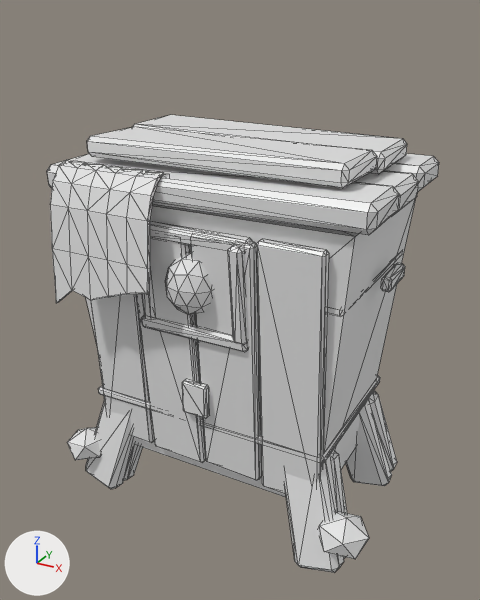
Renders of the OBJ model assets/variants/stow_post_remodel2_b.obj from each side of a commit.
Camera for both pictures: a camera (50 mm lens) standing at (1.11, -2.03, 1.73) and looking at (0.02, -0.05, 0.74). The lights are fixed; the arrows at lower left show +X, +Y and +Z. The picture after the commit comes second. Mesh edges are drawn as thin lines. Where no turn or scale is listed for an object, it has been applied to the vertices.

Names of what the first picture shows: 'stow_post_remodel2_b'.
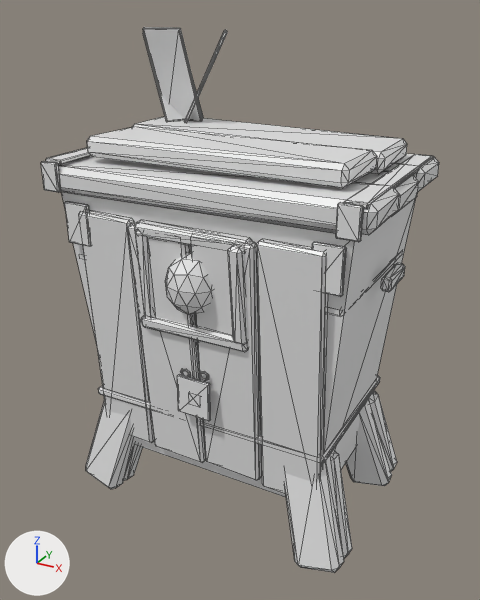
Where the change shows, as pixel boxes (x1, y1, x2, y2) in the pictures (480 x 600 px; the box of a moved part takes in the faces that stretch with it):
'stow_post_remodel2_b', reshaped (19% taller)
    before: (47, 115, 439, 573)
    after: (41, 27, 439, 573)
part 1 of me_stow_post_remodel2_b, moved or reshaped (not visible afterwards)
    before: (182, 379, 209, 419)
part 2 of me_stow_post_remodel2_b, deleted
    before: (318, 511, 369, 559)
part 3 of me_stow_post_remodel2_b, deleted
    before: (67, 427, 101, 460)
part 4 of me_stow_post_remodel2_b, cut back
    before: (50, 160, 169, 303)
    after: (41, 27, 227, 421)
part 5 of me_stow_post_remodel2_b, added
    after: (312, 154, 433, 297)

The change, as a list of edits to the scene's bpy script:
```text
Change me_stow_post_remodel2_b:
    used by ob_stow_post_remodel2_b; location = (0.0, 0.0, 0.0)
    remove me_stow_post_remodel2_b.from_pydata(...)  # 794 vertices, 1464 faces; spans x -0.635..0.655, y -0.455..0.379, z -0.134..1.332
    add me_stow_post_remodel2_b.from_pydata(...)  # 970 vertices, 1788 faces; spans x -0.587..0.599, y -0.428..0.379, z -0.134..1.666
    me_stow_post_remodel2_b part 1: the loose piece of 24 vertices spanning x -0.056..0.046, y -0.347..-0.317, z 0.395..0.525 is scaled about its middle by (0.549, 0.533, 0.415), then moved by (0.008, -0.013, 0.007)
    me_stow_post_remodel2_b part 2: the loose piece of 12 vertices spanning x 0.471..0.655, y -0.394..-0.222, z 0.008..0.147 is deleted
    me_stow_post_remodel2_b part 3: the loose piece of 12 vertices spanning x -0.635..-0.474, y -0.405..-0.224, z -0.001..0.138 is deleted
    me_stow_post_remodel2_b part 4: 96 vertices removed from x -0.5..-0.1, y -0.455..-0.3, z 0.772..1.257; 224 vertices added at x -0.58..0.066, y -0.375..0.357, z 0.401..1.666
    me_stow_post_remodel2_b part 5: 72 vertices added at x 0.414..0.576, y -0.38..0.343, z 0.965..1.256
    remove me_stow_post_remodel2_b.materials.append(mat_stone)  # white #e7e7e7
```
